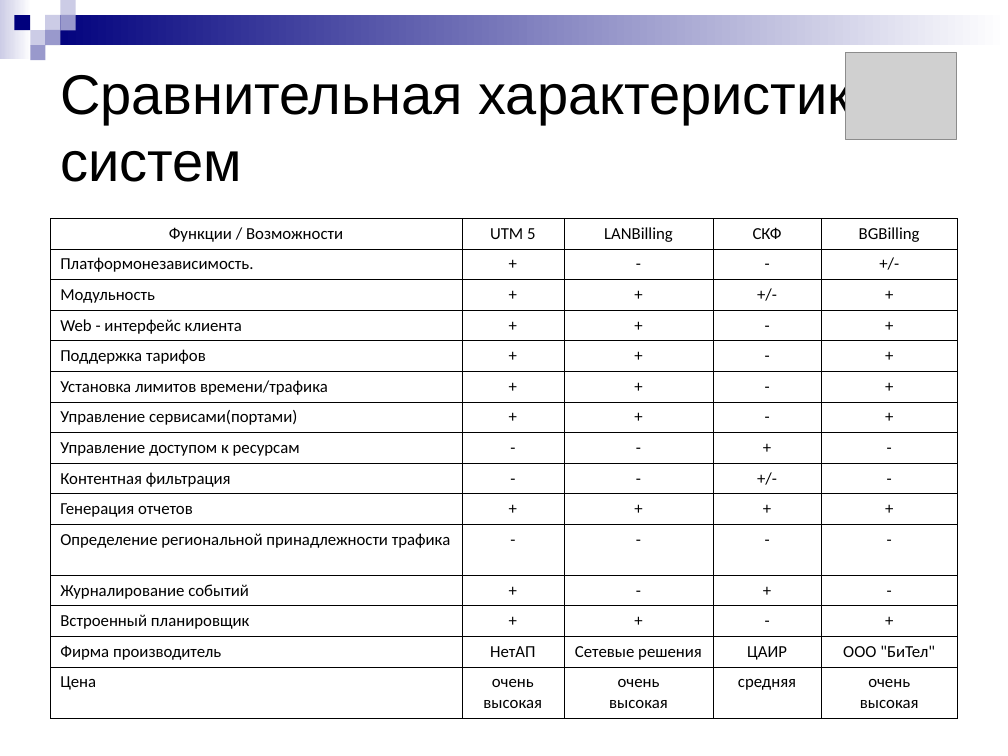
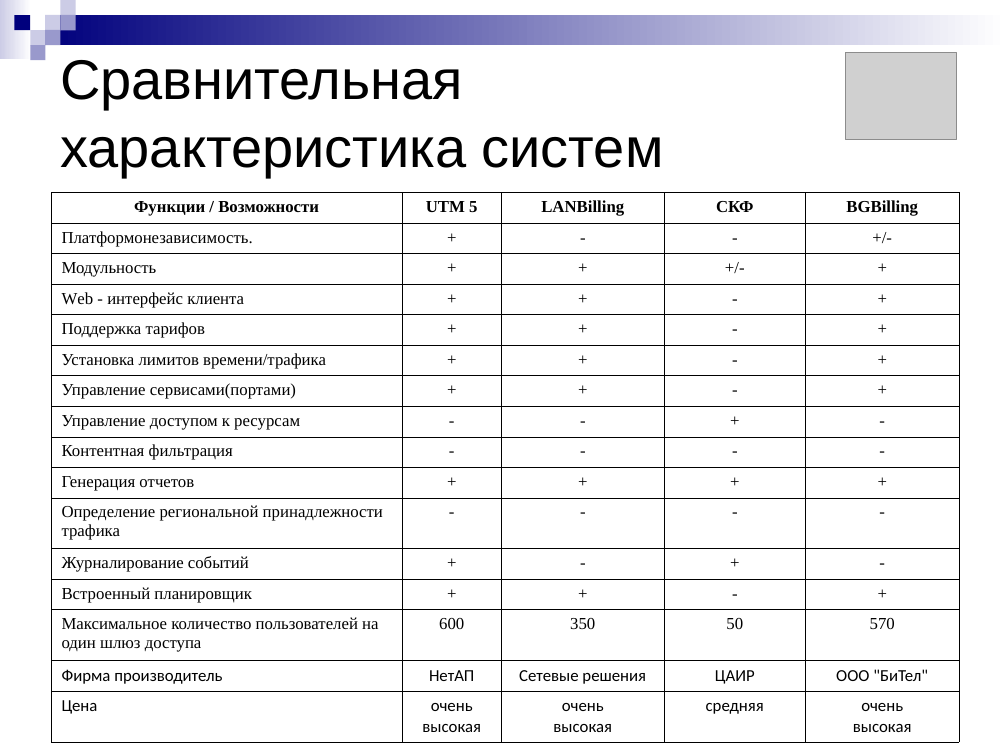
Before and after one commit to aricent123/cadbis, a slide deck: slide 3 of CADBiS_docs/DRypa/presentation.ppt. Drawn at 1008x756 pixels with LibreOffice and Linux fonts; fonts in the diff are those of the drawing; grey boxes stand for pictures. Boxes give left, top, right and bottom in pixels: in the first picture for what was removed or moved away, otherwise in the second. Text is boxed around its words. In the diff, an @@ line names an element or a change of style, - is before the commit and + after.

```diff
--- a/CADBiS_docs/DRypa/presentation.ppt
+++ b/CADBiS_docs/DRypa/presentation.ppt
@@ title "Сравнительная характеристика систем" rewrapped from (60,70,885,182) to (60,60,664,176) @@
@@ table at (51,193,959,736) @@
-row 9, column 4: +/-
+row 9, column 4: -
+row 14: Максимальное количество пользователей на один шлюз доступа | 600 | 350 | 50 | 570
@@ table: place and size @@
-table at (50,219,958,712)
+table at (51,193,959,736)
```
